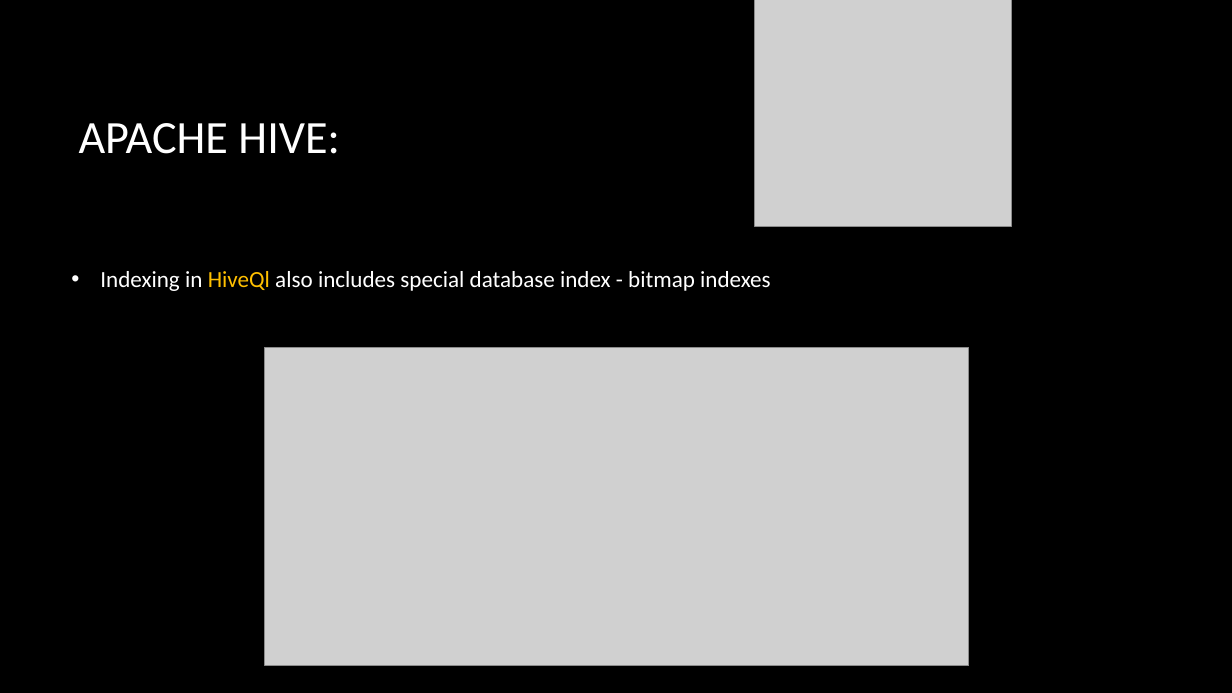
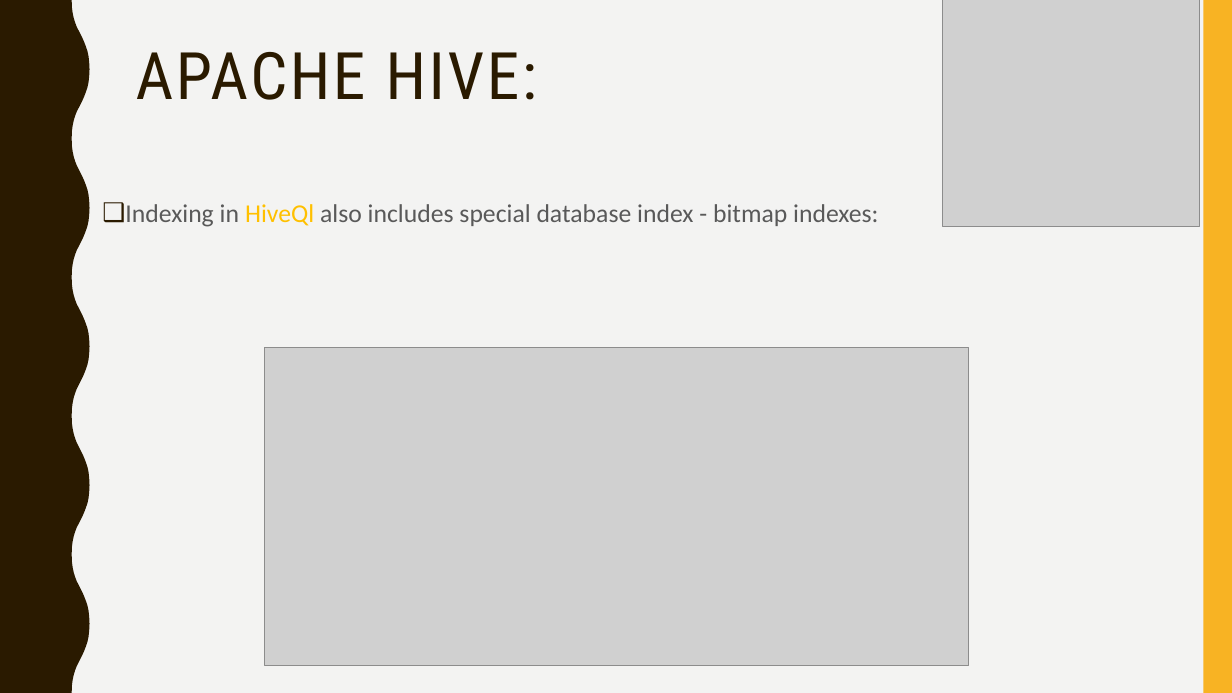
Before and after one commit to fnaticTrucMinh/UIT_AEP_BigDataRESEARCH, a slide deck: slide 18 of Presentation/Ecosystem of Hadoop.pptx (slide 16 before the commit). Drawn at 1232x693 pixels with LibreOffice and Linux fonts; fonts in the diff are those of the drawing; grey boxes stand for pictures; background and template pictures are left out. Boxes give left, top, right and bottom in pixels: in the first picture for what was removed or moved away, otherwise in the second. Text is boxed around its words. In the diff, an @@ line names an element or a change of style, - is before the commit and + after.

```diff
--- a/Presentation/Ecosystem of Hadoop.pptx
+++ b/Presentation/Ecosystem of Hadoop.pptx
@@ background picture (left out) to #F3F3F2 @@
@@ freeform shape added at (0,0,90,693), fill #2A1A00 @@
@@ picture: place and size @@
-picture at (754,0,1011,226)
+picture at (943,0,1200,226)
@@ rectangle added at (1203,0,1232,693), fill #F8B323 @@
@@ title "APACHE HIVE:": place and size @@
-title "APACHE HIVE:" at (79,123,339,154)
+title "APACHE HIVE:" at (136,52,537,100)
@@ title "APACHE HIVE:" at (136,52,537,100): size 36 to 51 pt, font Calibri to Roboto Condensed, text colour #FFFFFF to #2A1A00, letter spacing 0 to 2 pt; line spacing 1 to 0.9; vertical alignment middle to top @@
@@ text "Indexing in HiveQl also includes ..." at (125,204,878,227): vertical alignment middle to top @@
@@ text at (125,204,878,227): text changed; size 18 to 20 pt; text colour #FFFFFF to #595959 @@
-• Indexing in HiveQl also includes special database index - bitmap indexes
+❑ Indexing in HiveQl also includes special database index - bitmap indexes:
```
Also in this commit, not shown: 12 other slides changed, 18 slides added, 3 slides removed.
